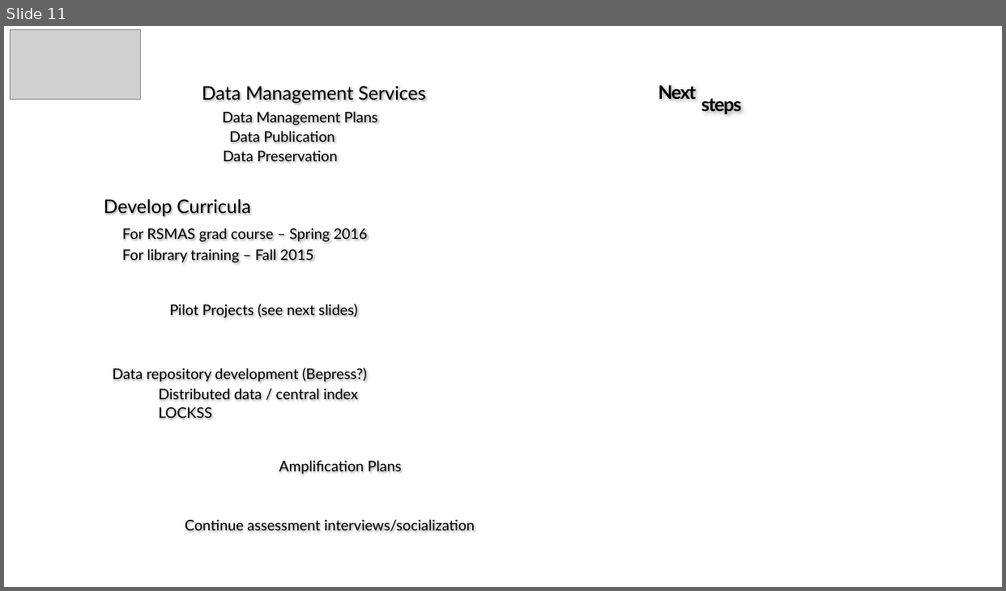
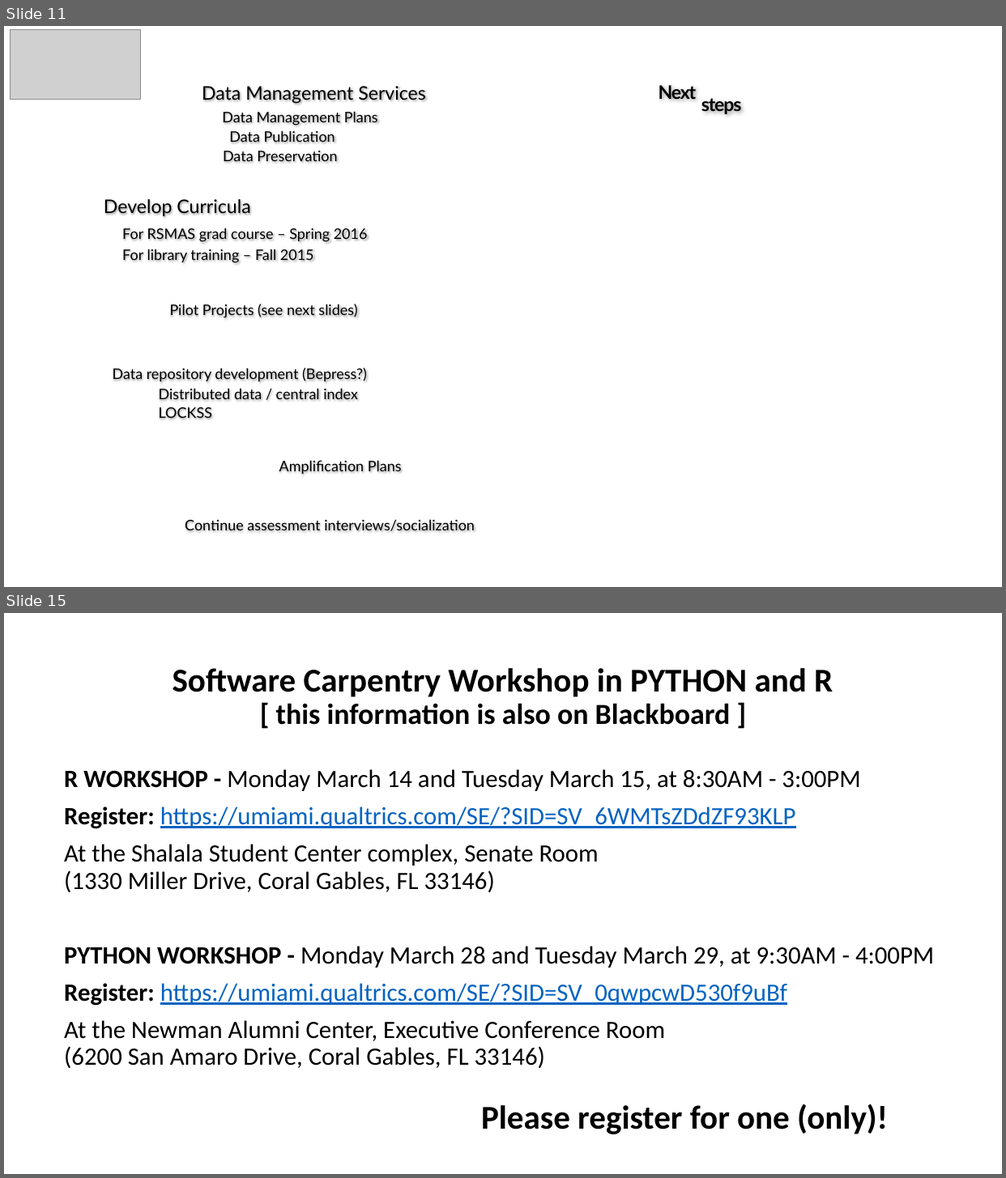
Before and after one commit to tibbben/teaching.data.literacy, a slide deck: UM_DataManagementClass/Lessons/06/06_SecondMeeting.pptx. Shown one above the other, each under a label of ours: slide 11 before the commit, slides 11 and 15 after it; the slides between them are not shown. The pictures are 1006x591 and 1006x1178 pixels, drawn with LibreOffice and Linux fonts; fonts in the diff are those of the drawing; grey boxes stand for pictures; background and template pictures are left out. Boxes give left, top, right and bottom in pixels: in the first picture for what was removed or moved away, otherwise in the second. Text is boxed around its words. In the diff, an @@ line names an element or a change of style, - is before the commit and + after.

```diff
--- a/UM_DataManagementClass/Lessons/06/06_SecondMeeting.pptx
+++ b/UM_DataManagementClass/Lessons/06/06_SecondMeeting.pptx
@@ slide 15 added at [4,613,1002,1174], background #FFFFFF @@
@@ title added at [172,668,833,725], 32 pt, text #000000, bold @@
+Software Carpentry Workshop in PYTHON and R
+[ this information is also on Blackboard ]
@@ text added at [64,769,934,1068], 24 pt, text #000000 @@
+R WORKSHOP - Monday March 14 and Tuesday March 15, at 8:30AM - 3:00PM
+Register: https://umiami.qualtrics.com/SE/?SID=SV_6WMTsZDdZF93KLP
+At the Shalala Student Center complex, Senate Room
+(1330 Miller Drive, Coral Gables, FL 33146)
+PYTHON WORKSHOP - Monday March 28 and Tuesday March 29, at 9:30AM - 4:00PM
+Register: https://umiami.qualtrics.com/SE/?SID=SV_0qwpcwD530f9uBf
+At the Newman Alumni Center, Executive Conference Room
+(6200 San Amaro Drive, Coral Gables, FL 33146)
@@ text added at [481,1104,888,1135], 32 pt, text #000000, bold @@
+Please register for one (only)!
```
Also in this commit, not shown: 3 slides changed, 3 other slides added, 2 other files.
